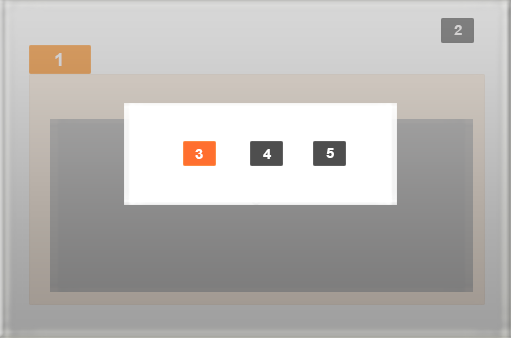
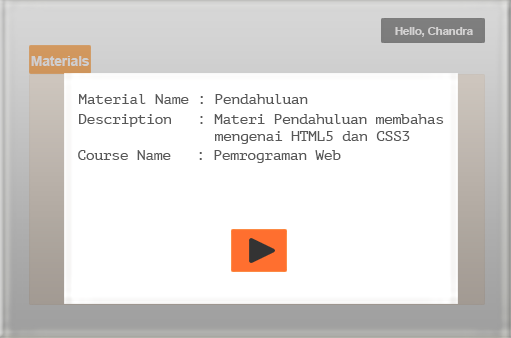
Layers edited between the first and the second 511 x 338 image:
added layer "play" in group "Memo" over (x1=249, y1=238, x2=275, y2=263)
added layer "8 copy 2" in group "Memo" over (x1=215, y1=131, x2=410, y2=144)
added layer "8 copy" in group "Memo" over (x1=79, y1=114, x2=444, y2=127)
added layer "8 copy 3" in group "Memo" over (x1=78, y1=150, x2=341, y2=163)
painted on "8" over (x1=79, y1=94, x2=334, y2=158)
hid "7" over (x1=263, y1=149, x2=272, y2=159)
hid "6" over (x1=195, y1=149, x2=203, y2=159)
painted on "edit copy 3" over (x1=184, y1=142, x2=286, y2=271)
hid "edit" over (x1=251, y1=142, x2=282, y2=165)
hid "move" over (x1=314, y1=142, x2=345, y2=165)
painted on "edit copy 2" over (x1=64, y1=73, x2=458, y2=304)
renamed "2" to "account", painted on it over (x1=395, y1=25, x2=473, y2=37)
painted on "1" (1st of 2, in "Memo") over (x1=31, y1=53, x2=89, y2=66)
hid "edit copy" over (x1=50, y1=119, x2=473, y2=292)
painted on "account" (2nd of 2, in "Memo") over (x1=382, y1=19, x2=484, y2=42)
